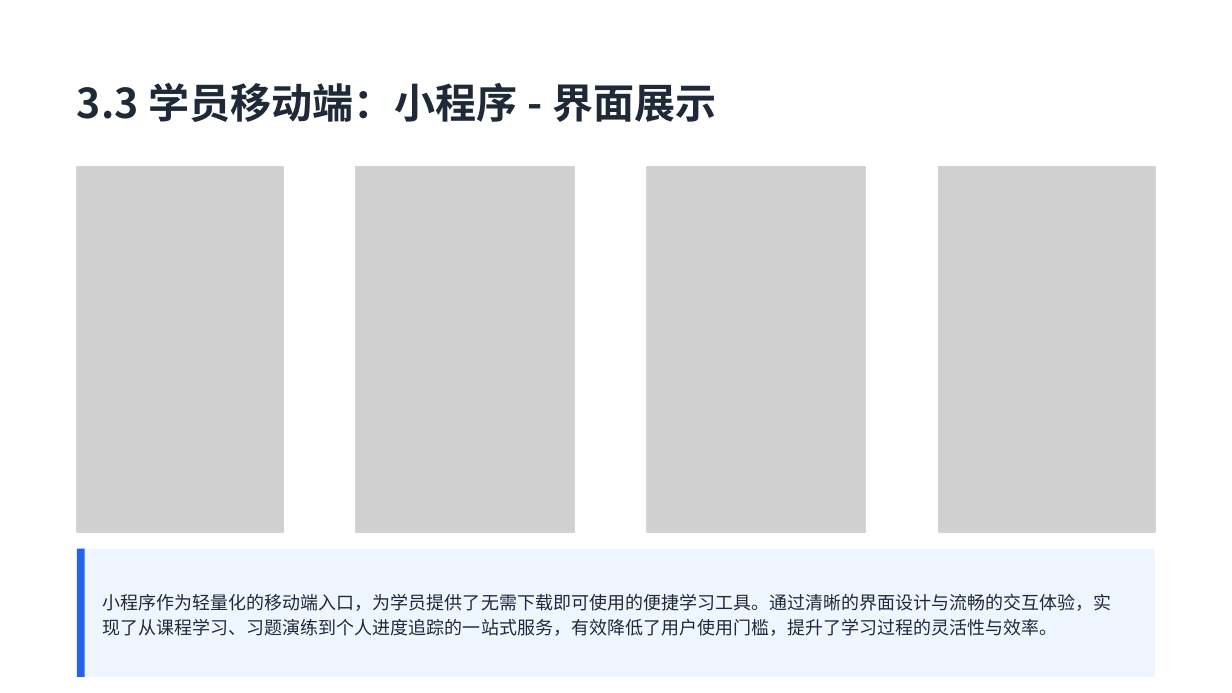
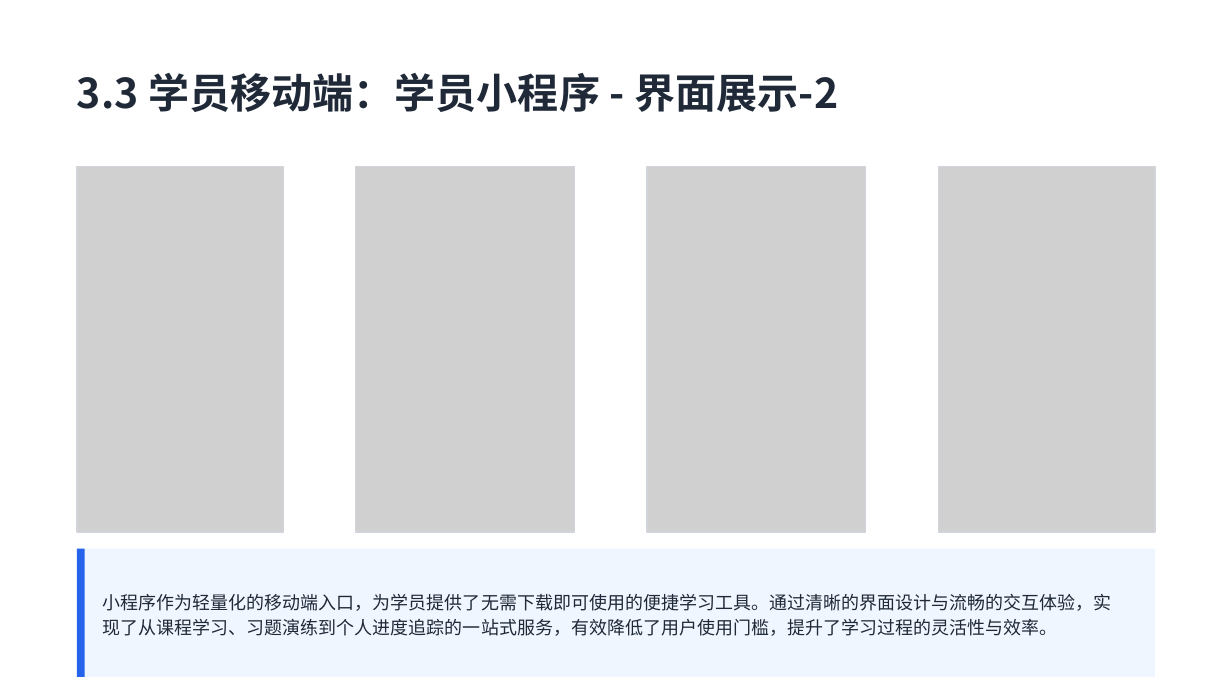
Before and after one commit to user007a/project, a slide deck: slide 13 of pro_sanzhutraining/docs/项目建设方案.pptx (slide 15 before the commit). Drawn at 1232x693 pixels with LibreOffice and Linux fonts; fonts in the diff are those of the drawing; grey boxes stand for pictures. Boxes give left, top, right and bottom in pixels: in the first picture for what was removed or moved away, otherwise in the second. Text is boxed around its words. In the diff, an @@ line names an element or a change of style, - is before the commit and + after.

```diff
--- a/pro_sanzhutraining/docs/项目建设方案.pptx
+++ b/pro_sanzhutraining/docs/项目建设方案.pptx
@@ text at box(77, 73, 838, 112): text changed @@
-3.3 学员移动端：小程序 - 界面展示
+3.3 学员移动端：学员小程序 - 界面展示-2
```
Also in this commit, not shown: 3 other slides changed, 1 other file.
